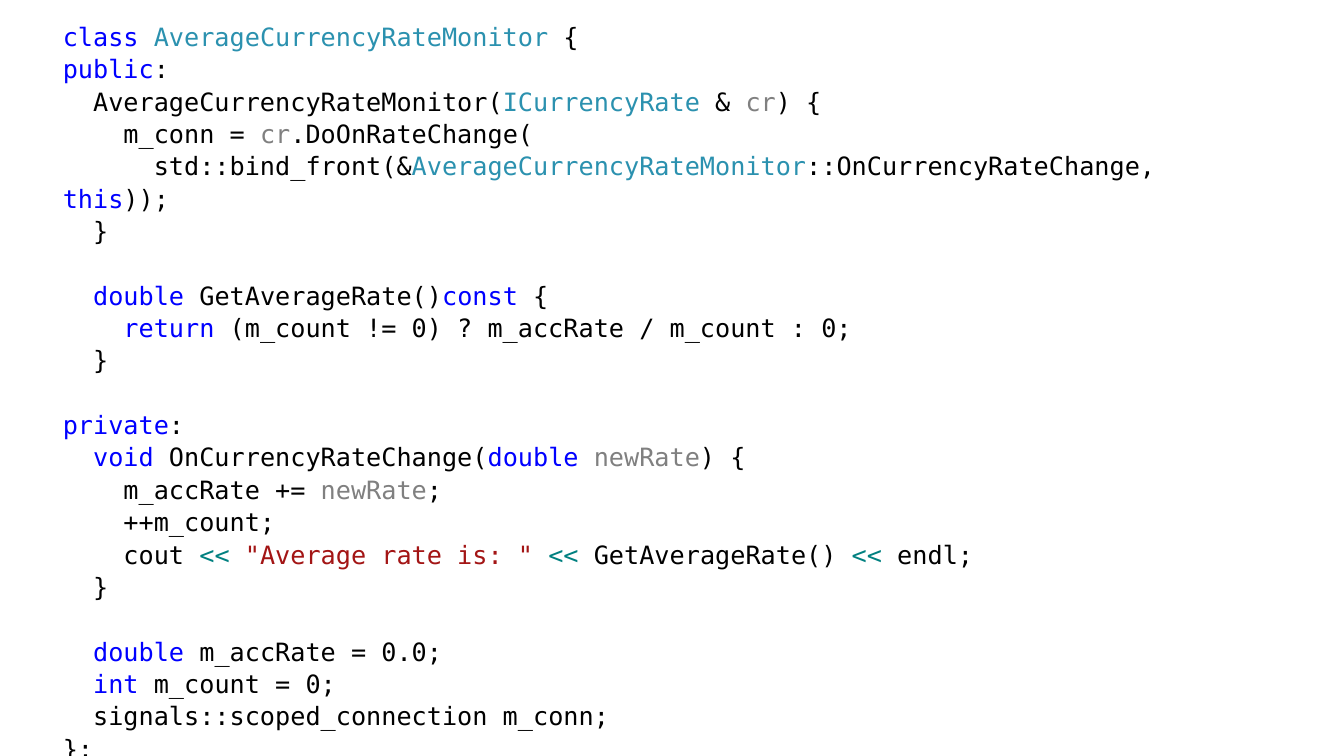
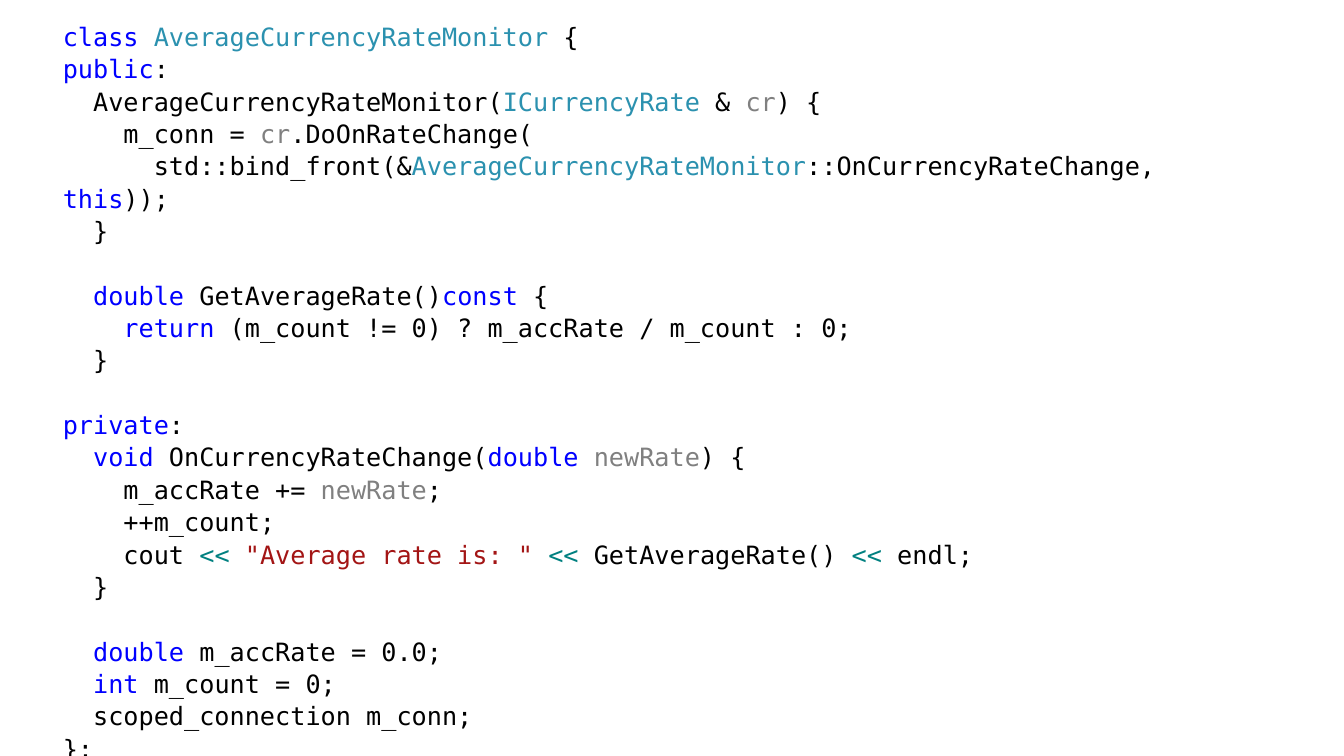
Before and after one commit to alexey-malov/ood, a slide deck: slide 49 of lectures/02.observer/observer.pptx (slide 47 before the commit). Drawn at 1344x756 pixels with LibreOffice and Linux fonts; fonts in the diff are those of the drawing. Boxes give left, top, right and bottom in pixels: in the first picture for what was removed or moved away, otherwise in the second. Text is boxed around its words. In the diff, an @@ line names an element or a change of style, - is before the commit and + after.

```diff
--- a/lectures/02.observer/observer.pptx
+++ b/lectures/02.observer/observer.pptx
@@ text at (93, 706, 472, 731): text changed @@
-signals::scoped_connection m_conn;
+scoped_connection m_conn;
```
Also in this commit, not shown: 10 other slides changed, 2 slides added, 12 other files.
